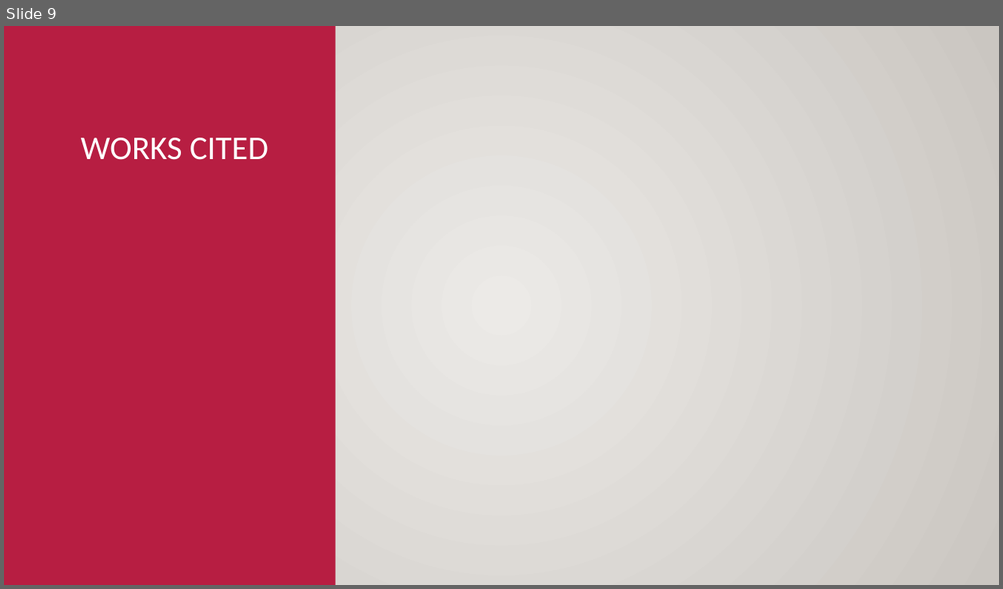
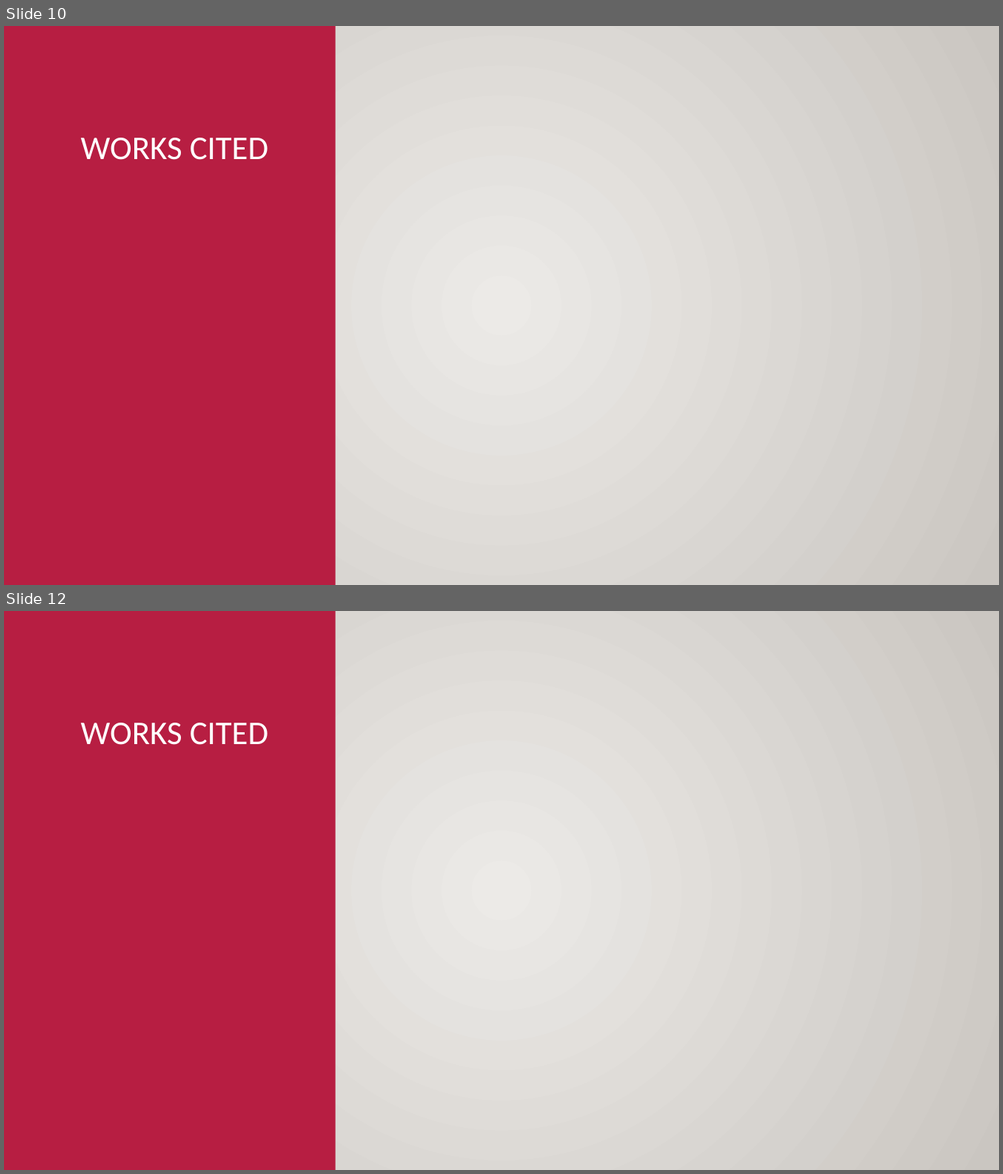
Before and after one commit to RayonM/CaseStudy2DDS, a slide deck: Case_Study_2_Rayon_Morris.pptx. Shown one above the other, each under a label of ours: slide 9 before the commit, slides 10 and 12 after it; the slides between them are not shown. The pictures are 1003x589 and 1003x1174 pixels, drawn with LibreOffice and Linux fonts; fonts in the diff are those of the drawing; background and template pictures are left out. Boxes give left, top, right and bottom in pixels: in the first picture for what was removed or moved away, otherwise in the second. Text is boxed around its words. In the diff, an @@ line names an element or a change of style, - is before the commit and + after.

```diff
--- a/Case_Study_2_Rayon_Morris.pptx
+++ b/Case_Study_2_Rayon_Morris.pptx
@@ slide 12 added at box(4, 611, 999, 1170), background gradient #ECEAE7 to #CAC7C1; not listed: 3 template elements that a slide beside it also shows @@
@@ rectangle added at box(4, 611, 999, 1170), fill gradient #ECEAE7 to #CAC7C1 @@
@@ rectangle added at box(4, 611, 336, 1170), fill #B71E42 @@
@@ title added at box(81, 723, 268, 745), 32 pt, text #FFFFFF @@
+WORKS CITED
@@ what was slide 9 is now slide 10 @@
```
Also in this commit, not shown: 3 slides changed, 2 other slides added, 4 other files.
